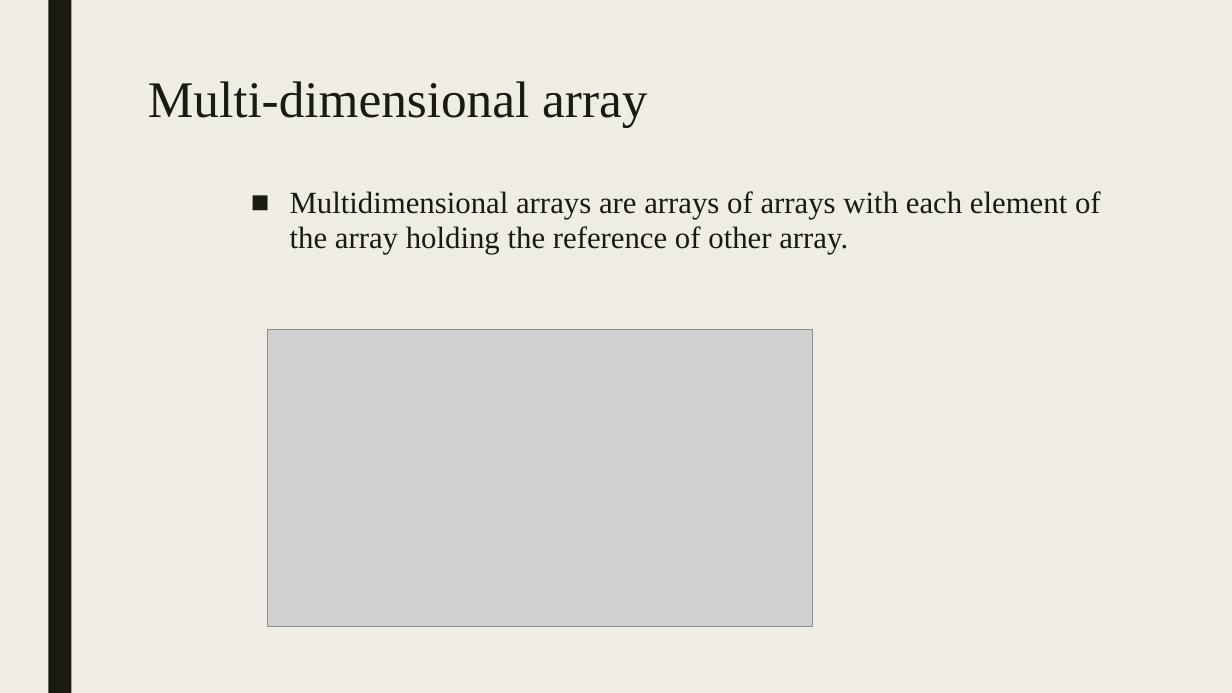
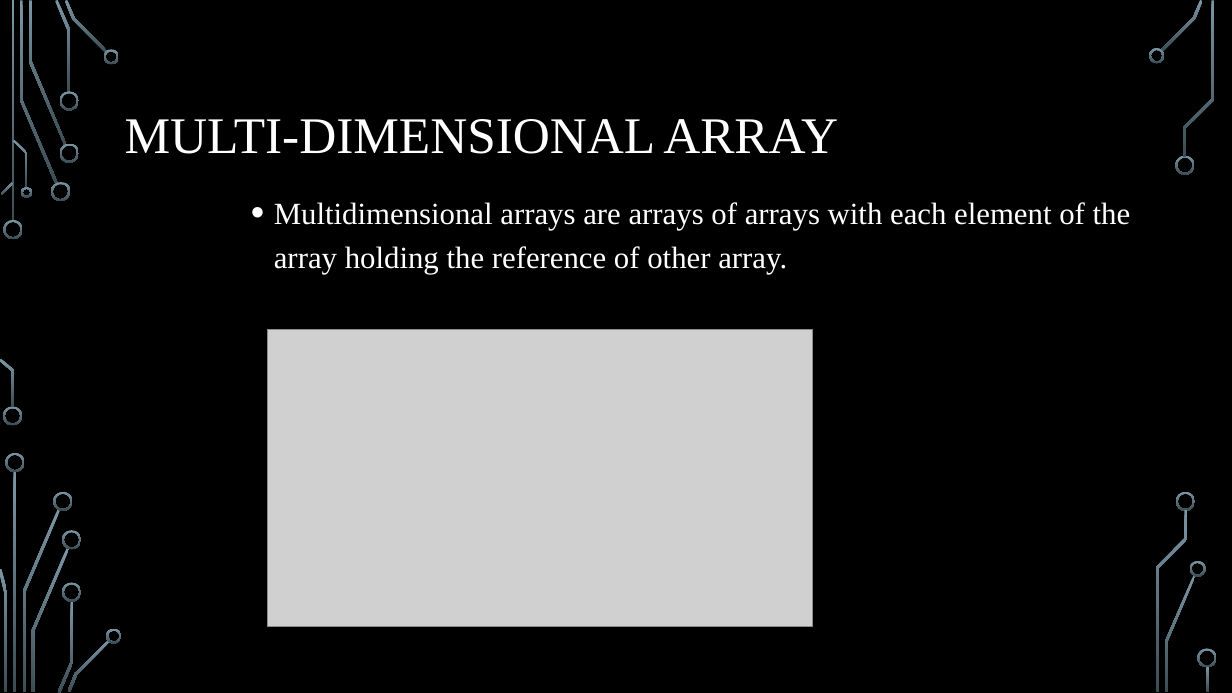
Before and after one commit to Adarsha-1/Group-6, a slide deck: slide 8 of arraysnew.pptx (slide 10 before the commit). Drawn at 1232x693 pixels with LibreOffice and Linux fonts; fonts in the diff are those of the drawing; grey boxes stand for pictures; background and template pictures are left out. Boxes give left, top, right and bottom in pixels: in the first picture for what was removed or moved away, otherwise in the second. Text is boxed around its words. In the diff, an @@ line names an element or a change of style, - is before the commit and + after.

```diff
--- a/arraysnew.pptx
+++ b/arraysnew.pptx
@@ background #EFEDE3 to picture (left out) @@
@@ rectangle removed at (48, 0, 71, 693) @@
@@ title "MULTI-DIMENSIONAL ARRAY" at (125, 119, 838, 154): vertical alignment top to middle @@
@@ title at (125, 119, 838, 154): text changed; text colour #191B0E to #FFFFFF @@
-Multi-dimensional array
+MULTI-DIMENSIONAL ARRAY
@@ text "Multidimensional arrays are arrays of ..." at (274, 202, 1131, 274): text colour #191B0E to #FFFFFF; bullet ■ to •; line spacing 0.94 to 1.2; less space between paragraphs @@
@@ group added at (0, 0, 1217, 693): 33 freeform shapes, 3 rectangles @@
```
Also in this commit, not shown: 13 other slides changed, 2 slides removed.
